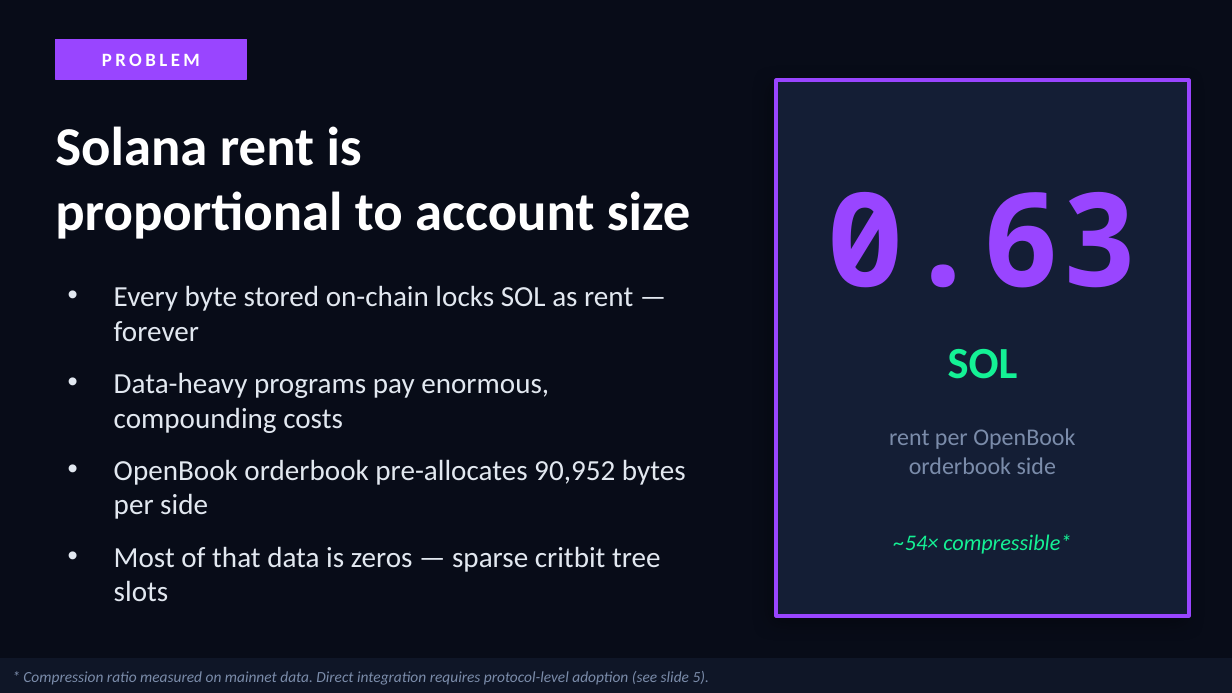
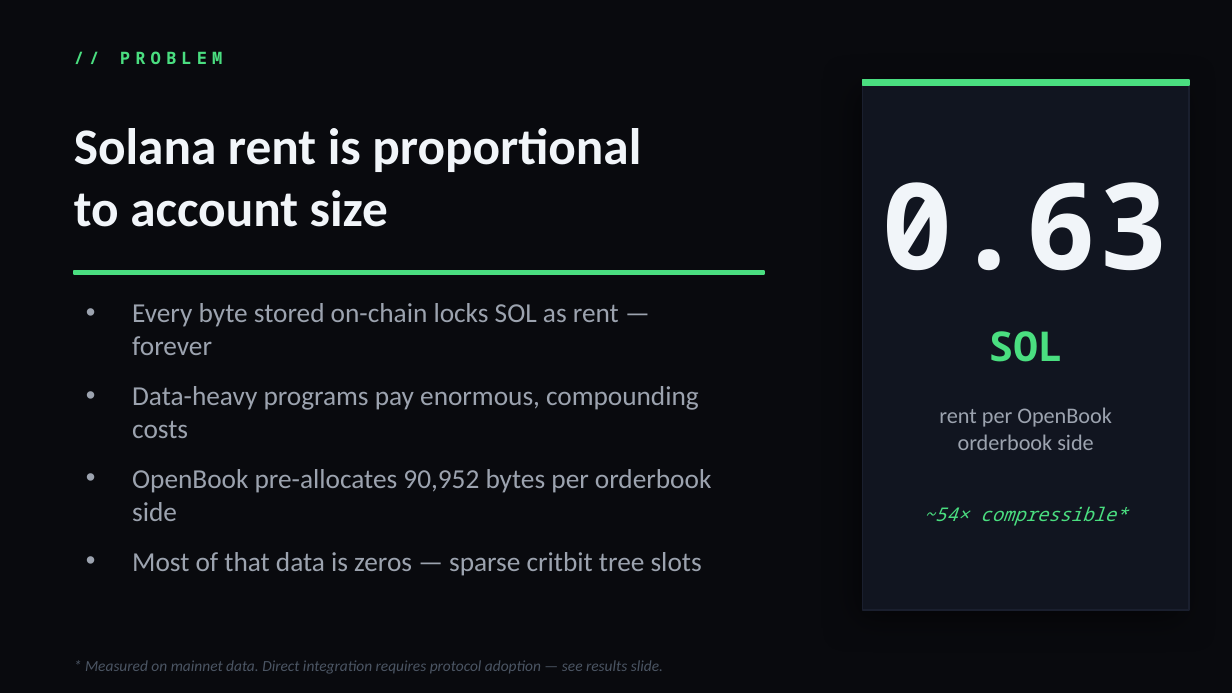
Before and after one commit to ZygmuntJakub/densol, a slide deck: slide 2 of densol_pitch.pptx. Drawn at 1232x693 pixels with LibreOffice and Linux fonts; fonts in the diff are those of the drawing. Boxes give left, top, right and bottom in pixels: in the first picture for what was removed or moved away, otherwise in the second. Text is boxed around its words. In the diff, an @@ line names an element or a change of style, - is before the commit and + after.

```diff
--- a/densol_pitch.pptx
+++ b/densol_pitch.pptx
@@ background #080C18 to #090A0E @@
@@ rectangle removed at (x1=55, y1=39, x2=246, y2=79) @@
@@ text at (x1=120, y1=51, x2=222, y2=64): text changed; size 11 to 10 pt; font Calibri to Noto Sans Mono; text colour #FFFFFF to #4ADE80 @@
-PROBLEM
+// PROBLEM
@@ rectangle resized from (x1=776, y1=80, x2=1189, y2=616) to (x1=862, y1=80, x2=1189, y2=610) @@
@@ rectangle at (x1=862, y1=80, x2=1189, y2=610): fill #141E35 to #111520; outline #9945FF 2 pt to #1A1F2E 1 pt; shadow changed @@
@@ rectangle added at (x1=862, y1=80, x2=1189, y2=85), fill #4ADE80, outline #4ADE80 1 pt @@
@@ text at (x1=74, y1=128, x2=641, y2=227): text changed; size 32 to 30 pt; text colour #FFFFFF to #F1F5F9 @@
-Solana rent is
-proportional to account size
+Solana rent is proportional
+to account size
@@ text "0.63" moved from (x1=827, y1=192, x2=1139, y2=288) to (x1=882, y1=182, x2=1169, y2=271) @@
@@ text "0.63" at (x1=882, y1=182, x2=1169, y2=271): size 76 to 70 pt, text colour #9945FF to #F1F5F9 @@
@@ text "Every byte stored on-chain locks ..." moved from (x1=114, y1=285, x2=686, y2=602) to (x1=132, y1=303, x2=711, y2=576) @@
@@ rectangle added at (x1=74, y1=271, x2=764, y2=275), fill #4ADE80, outline #4ADE80 1 pt @@
@@ text at (x1=132, y1=303, x2=702, y2=576): size 17 to 16 pt, text colour #E2E8F0 to #9CA3AF in "Every byte stored on-chain locks SOL as ...", "Data-heavy programs pay enormous, compounding costs", "Most of that data is zeros — ..." @@
@@ text "SOL" moved from (x1=948, y1=349, x2=1018, y2=379) to (x1=989, y1=331, x2=1063, y2=362) @@
@@ text "SOL" at (x1=989, y1=331, x2=1063, y2=362): size 26 to 24 pt, font Calibri to Noto Sans Mono, text colour #14F195 to #4ADE80 @@
@@ text "rent per OpenBook" moved from (x1=889, y1=428, x2=1075, y2=474) to (x1=939, y1=407, x2=1112, y2=450) @@
@@ text "rent per OpenBook" at (x1=939, y1=407, x2=1112, y2=450): size 14 to 13 pt, text colour #7B8CAA to #9CA3AF @@
@@ text at (x1=132, y1=469, x2=711, y2=521): text changed; size 17 to 16 pt; text colour #E2E8F0 to #9CA3AF @@
-• OpenBook orderbook pre-allocates 90,952 bytes per side
+• OpenBook pre-allocates 90,952 bytes per orderbook side
@@ text "~54× compressible*" moved from (x1=894, y1=534, x2=1071, y2=554) to (x1=924, y1=506, x2=1127, y2=526) @@
@@ text "~54× compressible*" at (x1=924, y1=506, x2=1127, y2=526): size 13 to 11 pt, font Calibri to Noto Sans Mono, text colour #14F195 to #4ADE80 @@
@@ rectangle removed at (x1=0, y1=659, x2=1232, y2=693) @@
@@ text at (x1=85, y1=660, x2=663, y2=674): text changed; text colour #7B8CAA to #4B5563 @@
-* Compression ratio measured on mainnet data. Direct integration requires protocol-level adoption (see slide 5).
+* Measured on mainnet data. Direct integration requires protocol adoption — see results slide.
```
Also in this commit, not shown: 5 other slides changed, 1 slide added, 1 slide removed, 1 other file.
